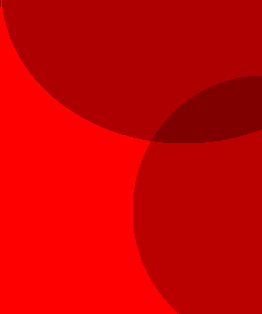
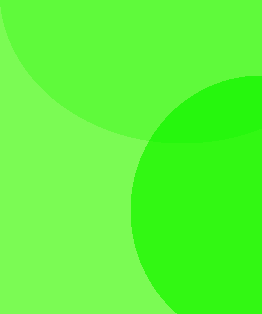
Comparing the layer stacks of the two 262x314 images. Changes:
hid "Elipse 2" (1st of 2) over [2, 0, 262, 143]
hid "Elipse 1" (1st of 2) over [133, 76, 262, 314]
hid "Rectángulo 1" (1st of 2), painted on it over [1, 0, 262, 314]
"Elipse 2" (2nd of 2): opacity 100% → 39%, painted on it over [0, 0, 262, 143]
painted on "Elipse 1" (2nd of 2) over [131, 76, 262, 314]
painted on "Rectángulo 1" (2nd of 2) over [0, 0, 262, 314]
